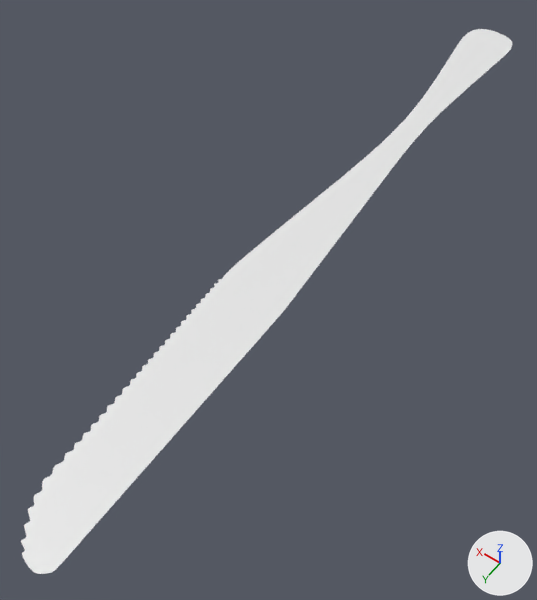
The Blender file DinnerKnife.blend, before and after one commit.
The view is the same before and after, from a 50 mm camera at (-1.5, 3.57, 1.68) aimed at (-0.66, 2.4, -0.16). Every picture has the same lights, and +X, +Y and +Z are marked at lower right.

Objects in the first picture: '平面'.
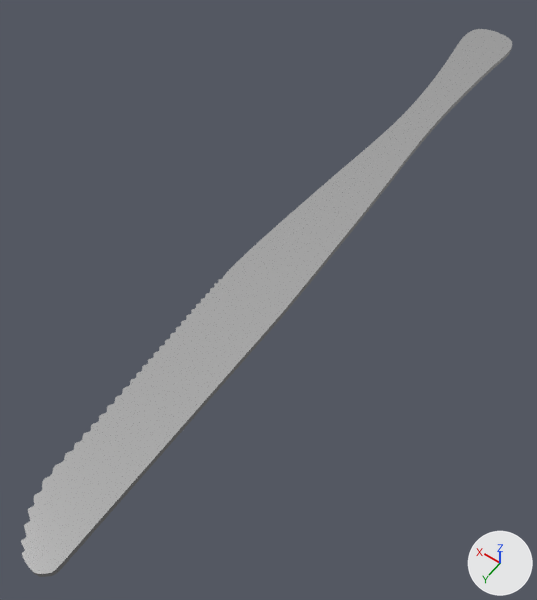
Commit message: ナイフモデリング中

Boxes [x1, y1, x2, y2] around the edits, measured in the pictures (537 x 600 px; the box of a moved part takes in the faces that stretch with it):
'平面', recoloured, reshaped, modifiers changed: before [21, 29, 512, 574]; after [21, 29, 512, 577]
part 1 of me_平面, moved or reshaped: before [245, 72, 472, 287]; after [244, 72, 473, 291]

What changed in the scene script:
```text
Add mat_マテリアル:
    mat_マテリアル = principled_material('マテリアル')
    mat_マテリアル.base_color = (0.8, 0.8, 0.8)  # white #e7e7e7
    mat_マテリアル.metallic = 1.0
    mat_マテリアル.roughness = 0.125
Change me_平面:
    where me_平面.from_pydata(...)  # 148 vertices, 73 faces; spans x -0.8..-0.567, y 0.434..1.715, z 0.0
    used by ob_平面; location = (0.0, 0.0, 0.0); scale = (1.0, 2.0, 1.0)
    me_平面 part 1
    me_平面.vertices[0].co: (-0.755, 0.953, 0.0) -> (-0.775, 0.953, 0.0)
    me_平面.vertices[1].co: (-0.67, 0.78, 0.0) -> (-0.65, 0.78, 0.0)
    me_平面.vertices[3].co: (-0.642, 0.953, 0.0) -> (-0.612, 0.953, 0.0)
    me_平面.vertices[144].co: (-0.73, 0.78, 0.0) -> (-0.75, 0.78, 0.0)
    add me_平面.materials.append(mat_マテリアル)  # white #e7e7e7
Change ob_平面:
    add _m = ob_平面.modifiers.new('ソリッド化', 'SOLIDIFY')
    add _m.thickness = 0.02
```
